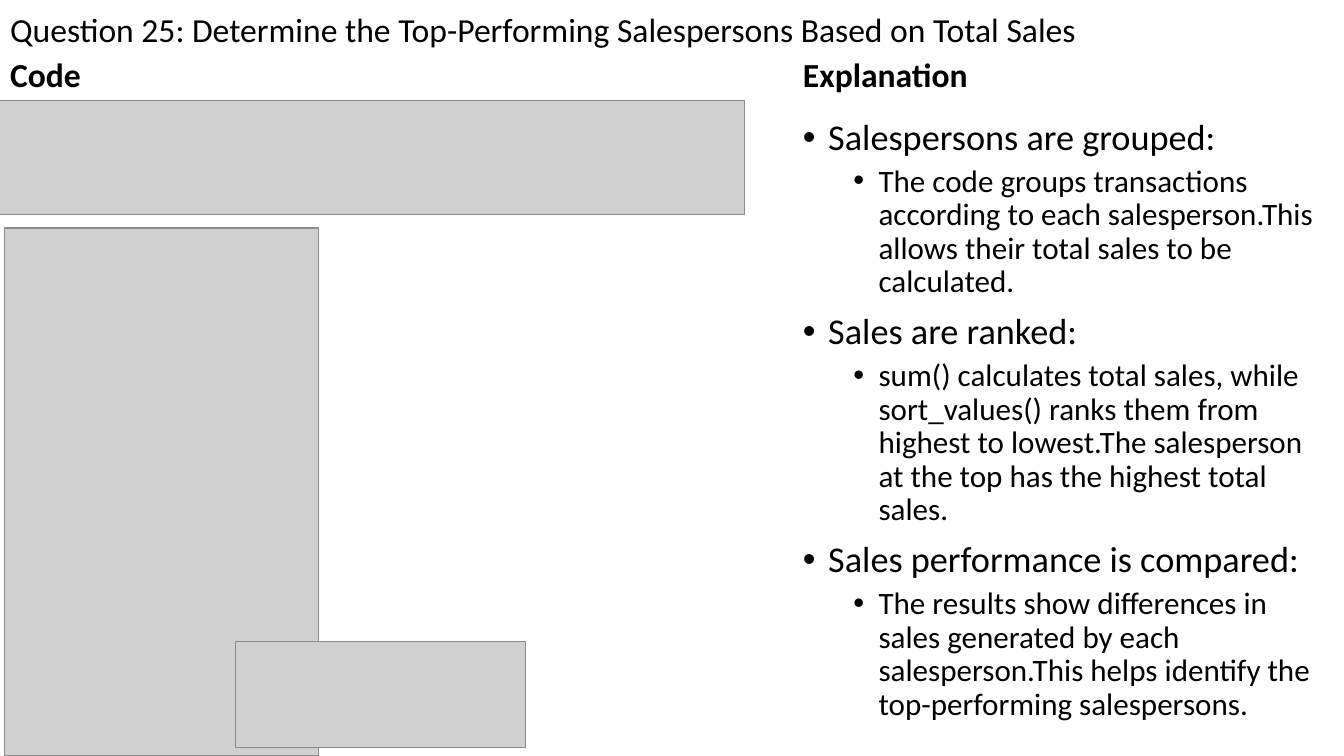
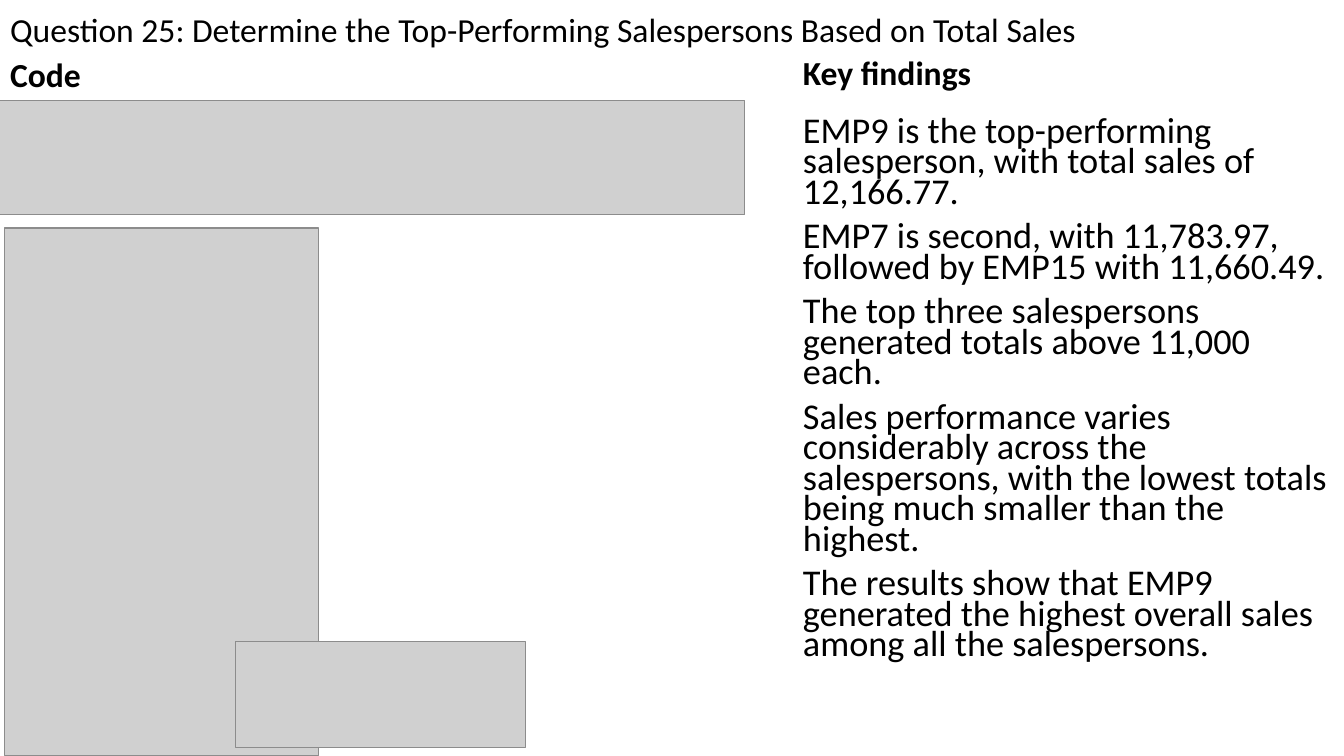
Before and after one commit to roykiptala/Datascience-workshop, a slide deck: slide 41 of Projects/RETAIL SALES AND CUSTOMER ANALYTICS.pptx (slide 40 before the commit). Drawn at 1344x756 pixels with LibreOffice and Linux fonts; fonts in the diff are those of the drawing; grey boxes stand for pictures. Boxes give left, top, right and bottom in pixels: in the first picture for what was removed or moved away, otherwise in the second. Text is boxed around its words. In the diff, an @@ line names an element or a change of style, - is before the commit and + after.

```diff
--- a/Projects/RETAIL SALES AND CUSTOMER ANALYTICS.pptx
+++ b/Projects/RETAIL SALES AND CUSTOMER ANALYTICS.pptx
@@ text at (803, 61, 971, 91): text changed @@
-Explanation
+Key findings
@@ text at (803, 117, 1326, 663): text changed; size 22.2 to 25.9 pt @@
-• Salespersons are grouped:
-  • The code groups transactions according to each salesperson.This allows their total sales to be calculated.
-• Sales are ranked:
-  • sum() calculates total sales, while sort_values() ranks them from highest to lowest.The salesperson at the top has the highest total sales.
-• Sales performance is compared:
-  • The results show differences in sales generated by each salesperson.This helps identify the top-performing salespersons.
+EMP9 is the top-performing salesperson, with total sales of 12,166.77.
+EMP7 is second, with 11,783.97, followed by EMP15 with 11,660.49.
+The top three salespersons generated totals above 11,000 each.
+Sales performance varies considerably across the salespersons, with the lowest totals being much smaller than the highest.
+The results show that EMP9 generated the highest overall sales among all the salespersons.
```
Also in this commit, not shown: 34 other slides changed, 1 slide added, 8 other files.
